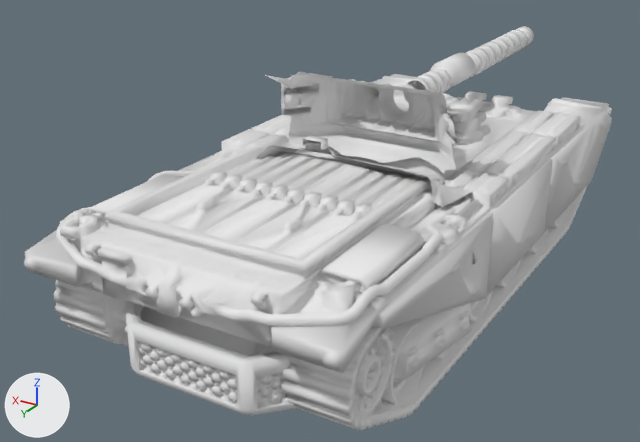
The glTF model public/models/tanks/community/recovered/centurion5.glb: old version first, new version second.
Both versions are drawn from a 50 mm lens placed at (-25.5, 46.6, 47.1), pointed at (25.7, -38.5, 4.6). The axes (+X, +Y, +Z) are drawn at lower left. The lights are the same throughout. The first picture is the older version. Where no turn or scale is listed for an object, it has been applied to the vertices.

Before the edit, the objects in view are built like this:
```python
me_1_100_centurion_5_3 = bpy.data.meshes.new('1-100 centurion 5-3')
me_1_100_centurion_5_3.from_pydata(...)  # 30422 vertices, 60956 faces; spans x 0.0..33.8, y -75.0..0.0, z 0.0..17.4
me_1_100_centurion_5_3.materials.append(mat_recoveredpaint)  # white #e7e7e7
me_printspares = bpy.data.meshes.new('PrintSpares')
me_printspares.from_pydata(...)  # 16736 vertices, 33128 faces; spans x 0.0..30.8, y -42.2..-0.3, z 0.0..18.6
me_printspares.materials.append(mat_recoveredpaint)  # white #e7e7e7
me_turretmesh = bpy.data.meshes.new('TurretMesh')
me_turretmesh.from_pydata(...)  # 8023 vertices, 15914 faces; spans x 3.5..27.3, y -78.8..-29.5, z 16.9..25.1
me_turretmesh.materials.append(mat_recoveredpaint)  # white #e7e7e7
ob_hullmesh = bpy.data.objects.new('HullMesh', me_1_100_centurion_5_3)
ob_hullmesh.location = (0.0, 0.0, 0.0)
ob_printspares = bpy.data.objects.new('PrintSpares', me_printspares)
ob_printspares.location = (0.0, 0.0, 0.0)
ob_turret = bpy.data.objects.new('Turret', None)
ob_turret.location = (15.4, -34.5, 16.6)
ob_turretmesh = bpy.data.objects.new('TurretMesh', me_turretmesh)
ob_turretmesh.parent = ob_turret
ob_turretmesh.location = (-15.4, 34.5, -16.6)
```
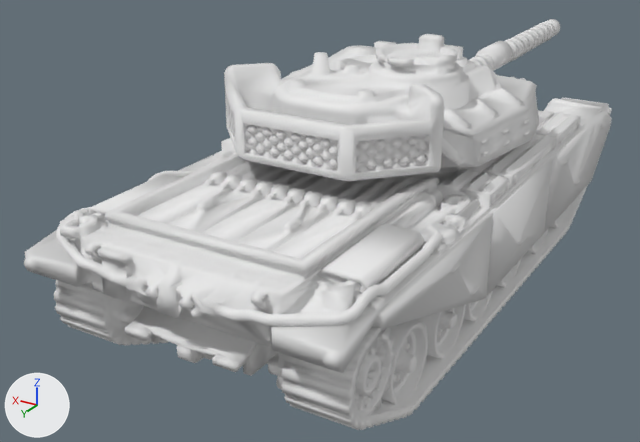
ob_turret is not drawn itself; it is the parent of ob_turretmesh.

The change in detail:
Mesh me_turretmesh_1 is new.
It has 24515 vertices, 49042 faces and spans x 1.5..32.3, y -97.3..-18.5, z 6.5..28.5.
It uses material mat_recoveredpaint (white #e7e7e7).
Object 'PrintSpares' (ob_printspares) is deleted.
Object 'Turret' (ob_turret) moves from (15.4, -34.5, 16.6) to (16.9, -41.87, 15.8).
In object 'TurretMesh' (ob_turretmesh), parent is no longer ob_turret.
Object 'TurretMesh' (ob_turretmesh) now shows nothing instead of me_turretmesh.
Object 'TurretMesh' (ob_turretmesh) moves from (-15.4, 34.5, -16.6) to (0.0, 0.0, 0.0).
Object 'TurretMesh.001' (ob_turretmesh_001) is new; it shows me_turretmesh_1.
Its location is (0.0, 0.0, 0.0).

Pixel boxes [x1, y1, x2, y2] of what changed, in the pictures (640 x 442 px):
'TurretMesh.001', added
    after: [224, 19, 560, 181]
'TurretMesh', no longer drawn
    before: [265, 26, 534, 174]
'PrintSpares', deleted
    before: [126, 135, 482, 415]
